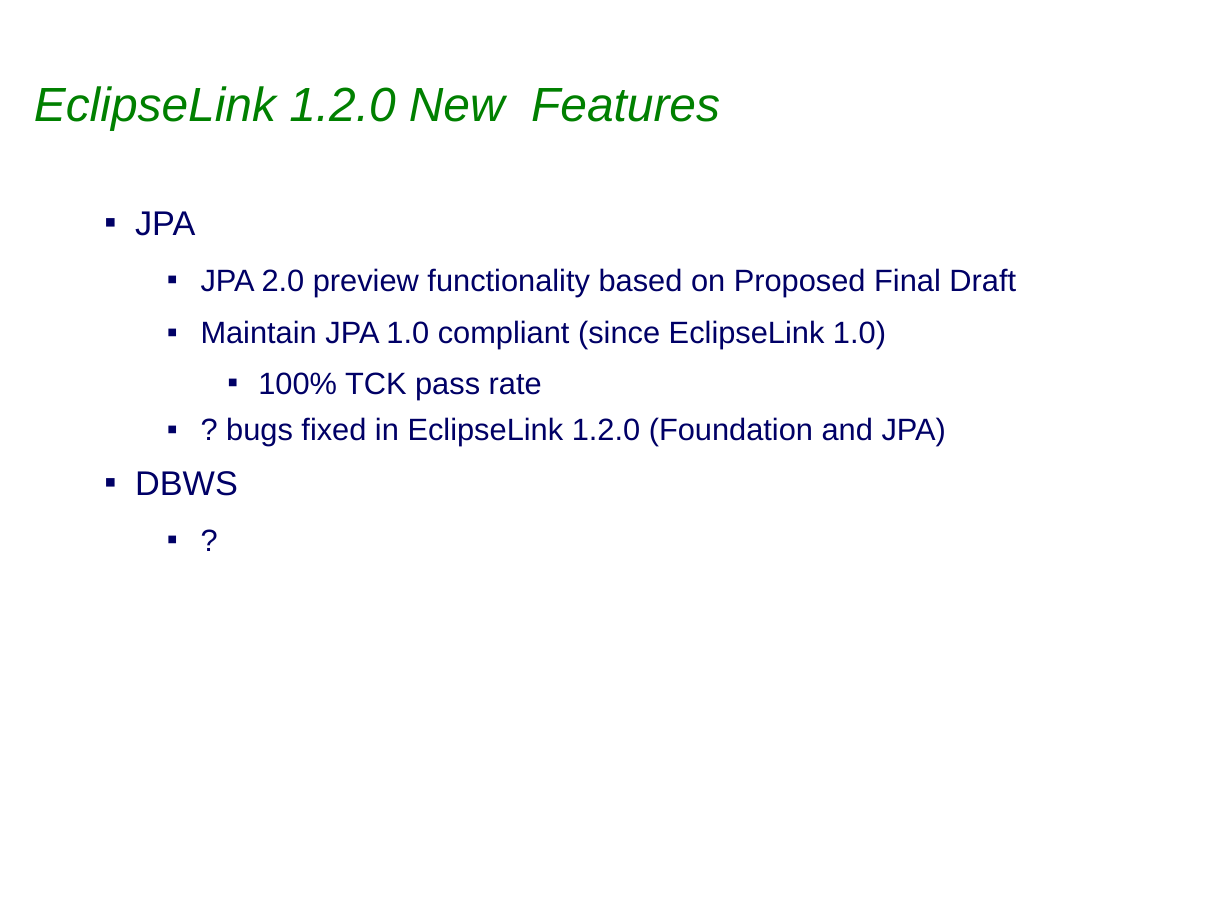
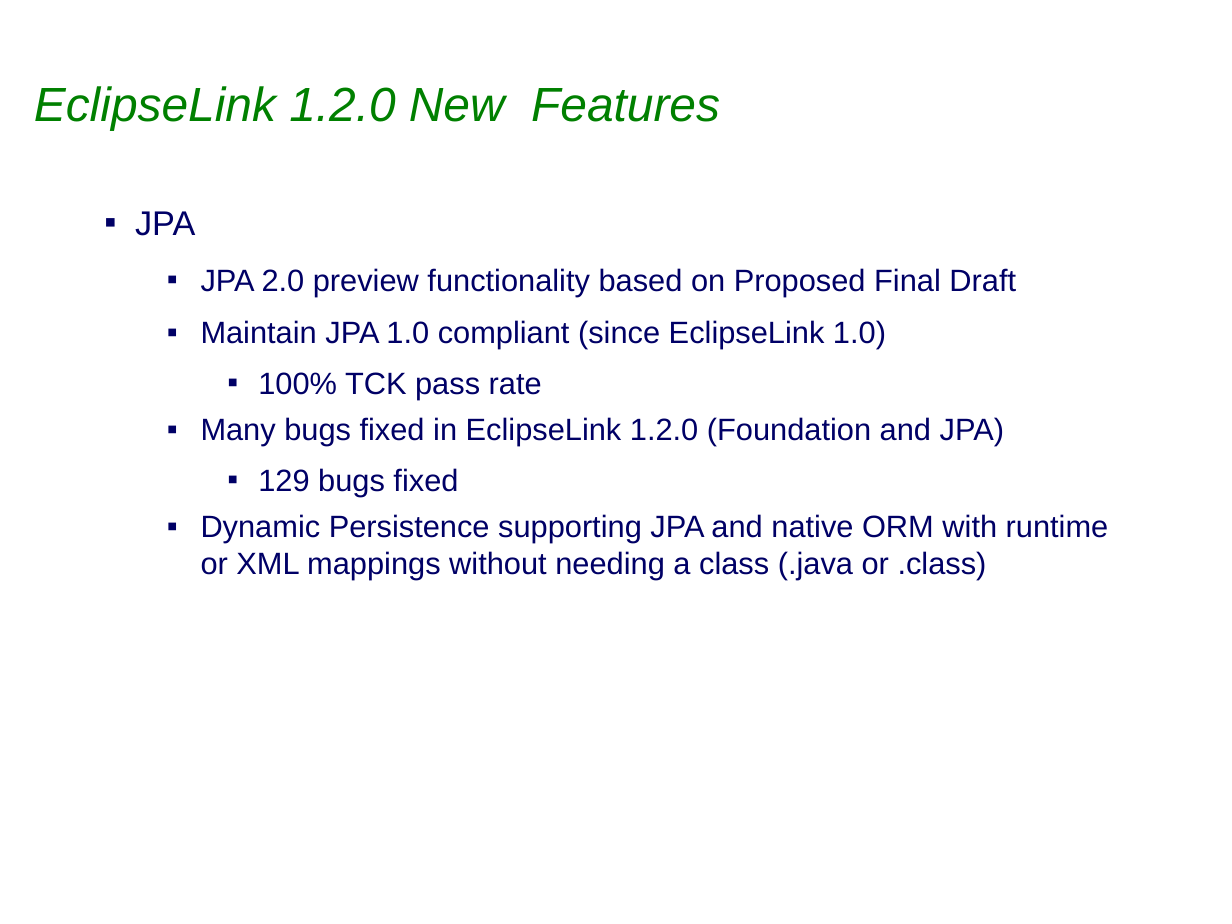
Before and after one commit to eclipse-ee4j/eclipselink, a slide deck: slide 4 of project-admin/Eclipselink_1.2.0_Release_Review.ppt (slide 5 before the commit). Drawn at 1232x924 pixels with LibreOffice and Linux fonts; fonts in the diff are those of the drawing; background and template pictures are left out. Boxes give left, top, right and bottom in pixels: in the first picture for what was removed or moved away, otherwise in the second. Text is boxed around its words. In the diff, an @@ line names an element or a change of style, - is before the commit and + after.

```diff
--- a/project-admin/Eclipselink_1.2.0_Release_Review.ppt
+++ b/project-admin/Eclipselink_1.2.0_Release_Review.ppt
@@ text at [201,417,1109,580]: text changed @@
-  ▪ ? bugs fixed in EclipseLink 1.2.0 (Foundation and JPA)
-▪ DBWS
-  ▪ ?
+  ▪ Many bugs fixed in EclipseLink 1.2.0 (Foundation and JPA)
+    ▪ 129 bugs fixed
+  ▪ Dynamic Persistence supporting JPA and native ORM with runtime or XML mappings without needing a class (.java or .class)
```
Also in this commit, not shown: 9 other slides changed, 1 slide removed, 1 other file.
